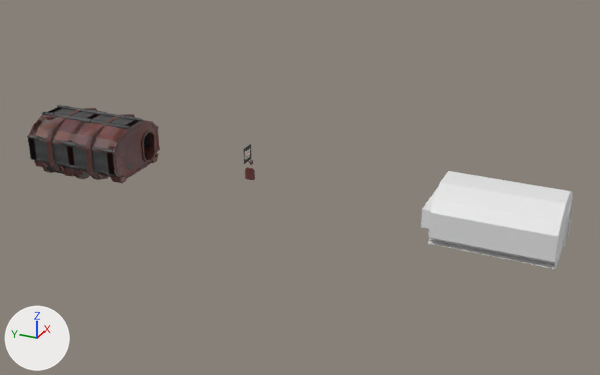
What one commit did to the Blender file Blender/engine_room.blend.
The view is the same before and after, from a camera (50 mm lens) standing at (-49.3, -22.9, 25.5) and looking at (0.4, -0.5, 0.6). The lights are fixed; the arrows at lower left show +X, +Y and +Z. The older version comes first.
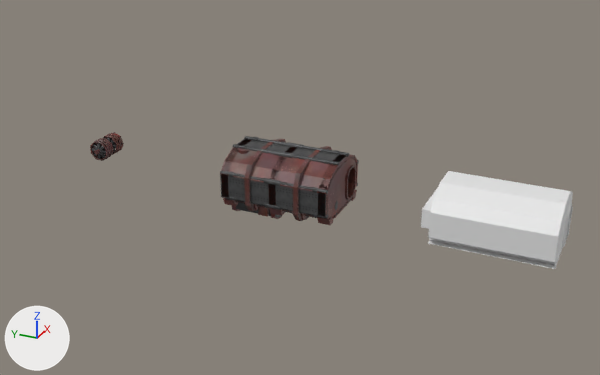
Pixel boxes [x1, y1, x2, y2] of what changed, in the pictures (600 x 375 px):
'Cube.011', moved
    before: [27, 105, 160, 183]
    after: [220, 136, 359, 225]

Diff of the bpy script that builds the scene:
```diff
--- a/Blender/engine_room.blend.py
+++ b/Blender/engine_room.blend.py
@@ ob_cube_011 @@
 ob_cube_011 = bpy.data.objects.new('Cube.011', me_cube_034)
-ob_cube_011.location = (0.0, 17.0, 0.0)
+ob_cube_011.location = (0.0, 0.0, 0.0)
```
